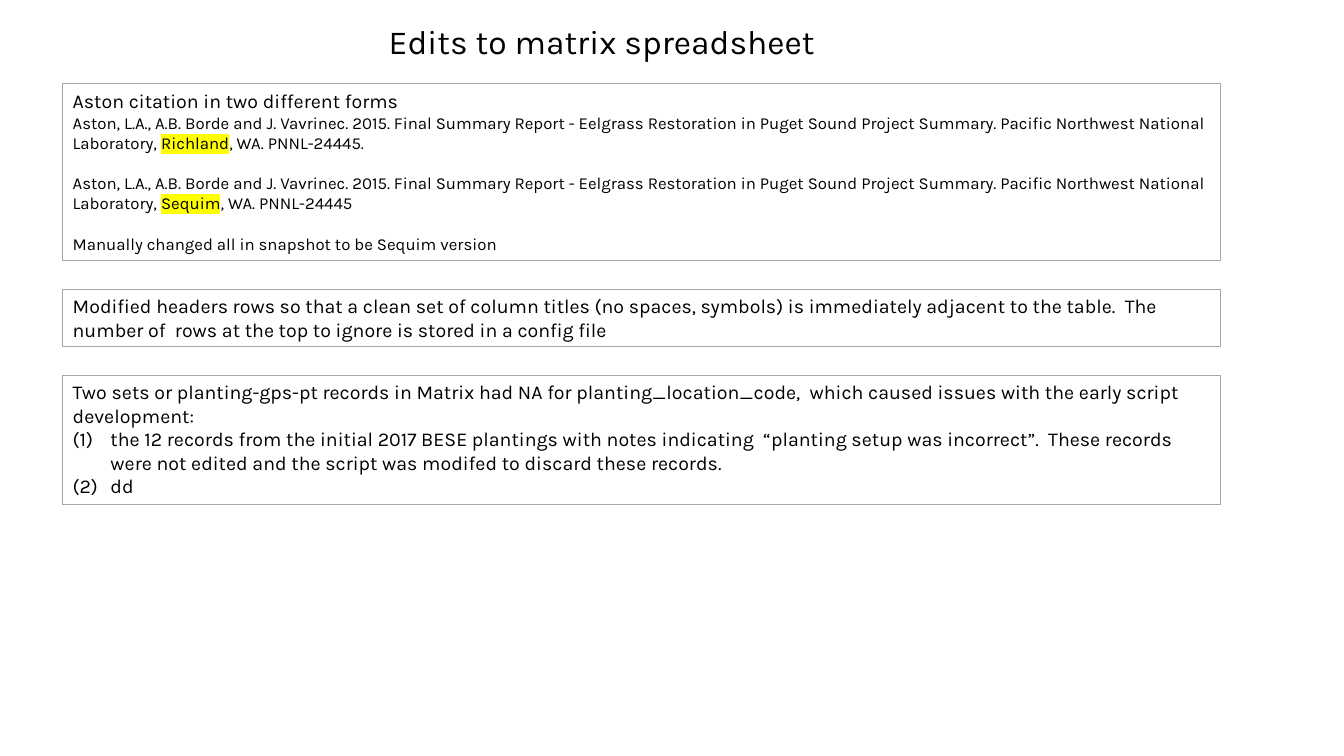
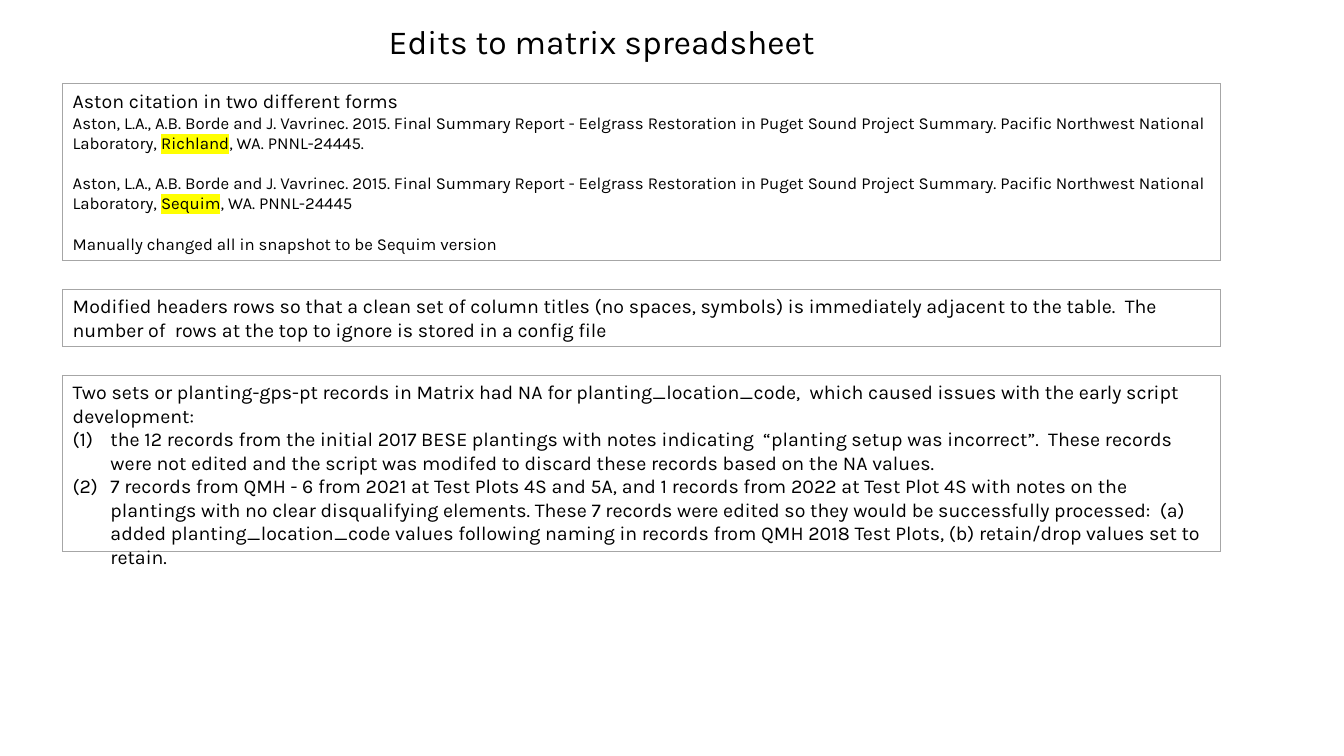
Before and after one commit to WA-Nearshore/seagrass-restoration-processing, a slide deck: slide 12 of docs/seagrass_restoration_storymap_notes.pptx. Drawn at 1344x756 pixels with LibreOffice and Linux fonts; fonts in the diff are those of the drawing. Boxes give left, top, right and bottom in pixels: in the first picture for what was removed or moved away, otherwise in the second. Text is boxed around its words. In the diff, an @@ line names an element or a change of style, - is before the commit and + after.

```diff
--- a/docs/seagrass_restoration_storymap_notes.pptx
+++ b/docs/seagrass_restoration_storymap_notes.pptx
@@ rectangle "Two sets or planting-gps-pt records ...": place and size @@
-rectangle "Two sets or planting-gps-pt records ..." at [63,375,1221,504]
+rectangle "Two sets or planting-gps-pt records ..." at [63,375,1221,552]
@@ text in rectangle at [110,432,1200,565]: text changed @@
-(1) the 12 records from the initial 2017 BESE plantings with notes indicating “planting setup was incorrect”. These records were not edited and the script was modifed to discard these records.
-(2) dd
+(1) the 12 records from the initial 2017 BESE plantings with notes indicating “planting setup was incorrect”. These records were not edited and the script was modifed to discard these records based on the NA values.
+(2) 7 records from QMH - 6 from 2021 at Test Plots 4S and 5A, and 1 records from 2022 at Test Plot 4S with notes on the plantings with no clear disqualifying elements. These 7 records were edited so they would be successfully processed: (a) added planting_location_code values following naming in records from QMH 2018 Test Plots, (b) retain/drop values set to retain.
```
Also in this commit, not shown: 2 other slides changed, 2 slides added, 2 slides removed.
